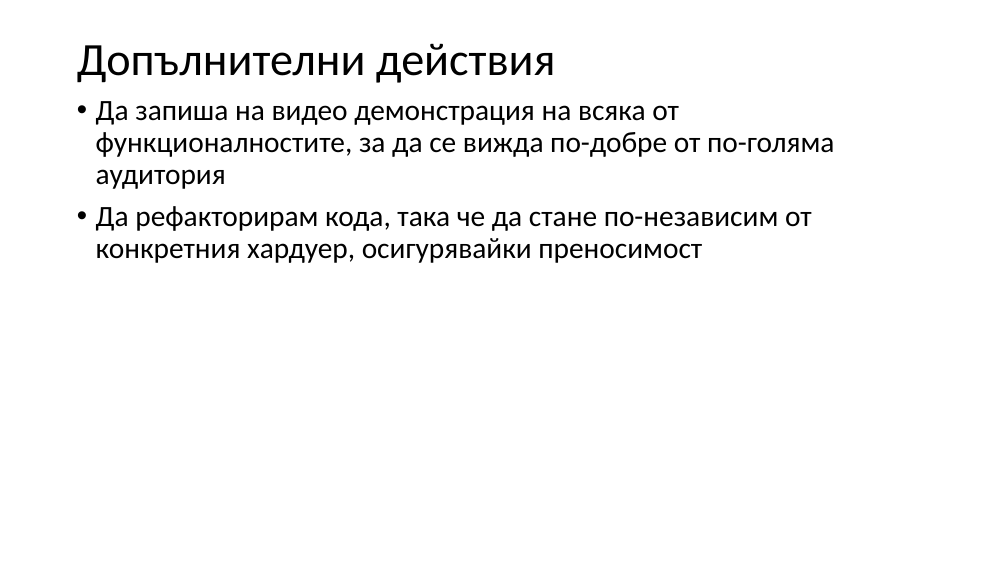
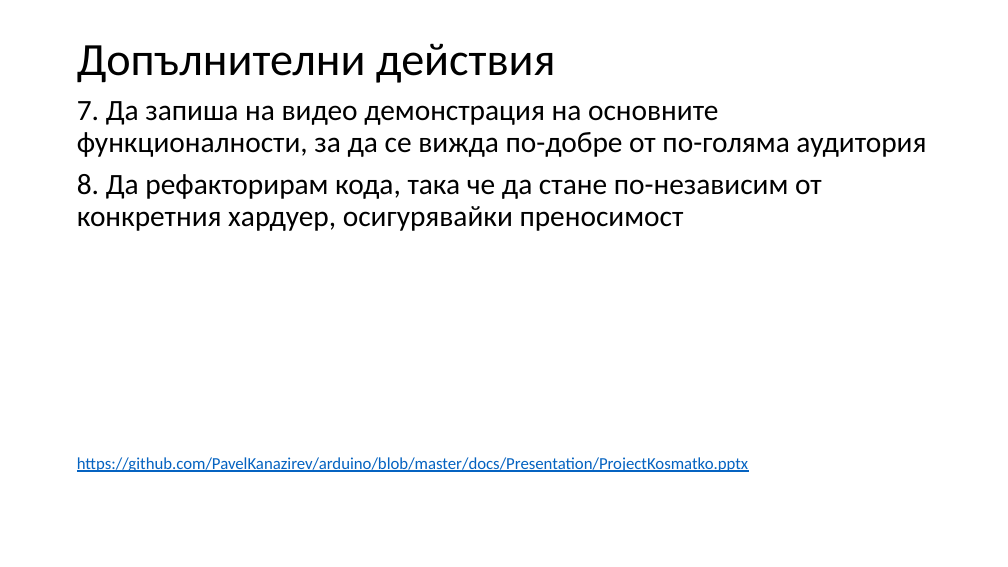
Before and after one commit to PavelKanazirev/arduino, a slide deck: slide 8 of docs/Presentation/ProjectKosmatko.pptx. Drawn at 1008x567 pixels with LibreOffice and Linux fonts; fonts in the diff are those of the drawing. Boxes give left, top, right and bottom in pixels: in the first picture for what was removed or moved away, otherwise in the second. Text is boxed around its words. In the diff, an @@ line names an element or a change of style, - is before the commit and + after.

```diff
--- a/docs/Presentation/ProjectKosmatko.pptx
+++ b/docs/Presentation/ProjectKosmatko.pptx
@@ text at (77,101,926,472): text changed @@
-• Да запиша на видео демонстрация на всяка от функционалностите, за да се вижда по-добре от по-голяма аудитория
-• Да рефакторирам кода, така че да стане по-независим от конкретния хардуер, осигурявайки преносимост
+7. Да запиша на видео демонстрация на основните функционалности, за да се вижда по-добре от по-голяма аудитория
+8. Да рефакторирам кода, така че да стане по-независим от конкретния хардуер, осигурявайки преносимост
+https://github.com/PavelKanazirev/arduino/blob/master/docs/Presentation/ProjectKosmatko.pptx
```
Also in this commit, not shown: 2 other slides changed.
